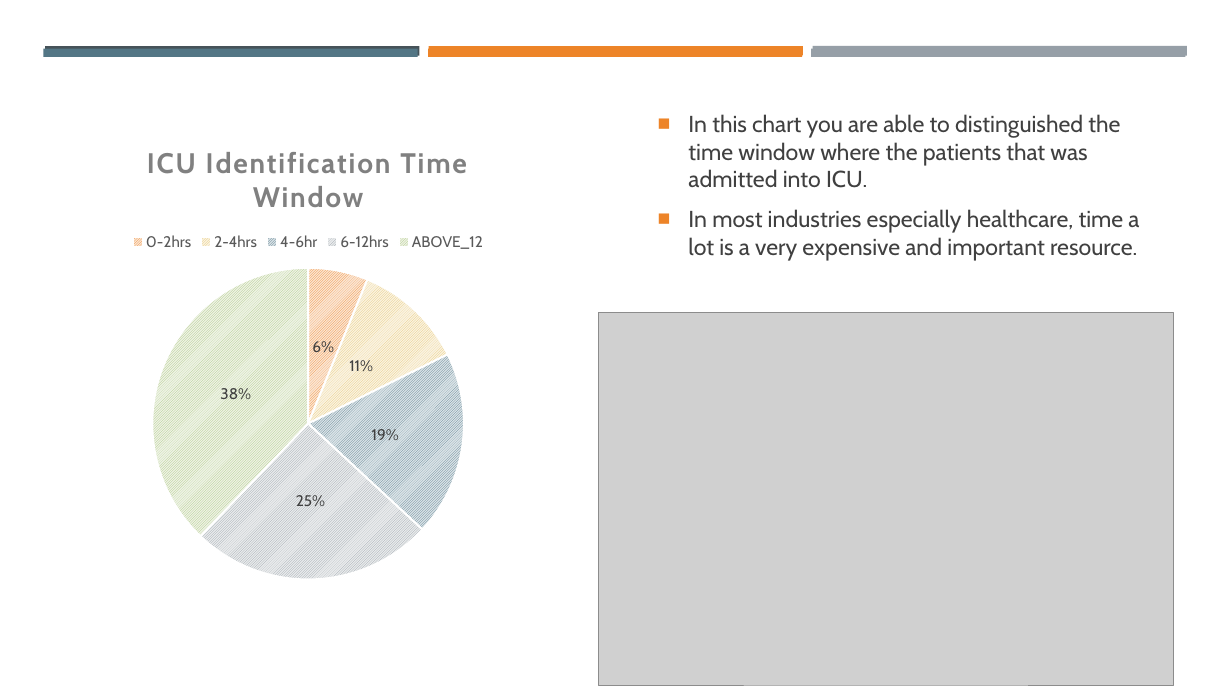
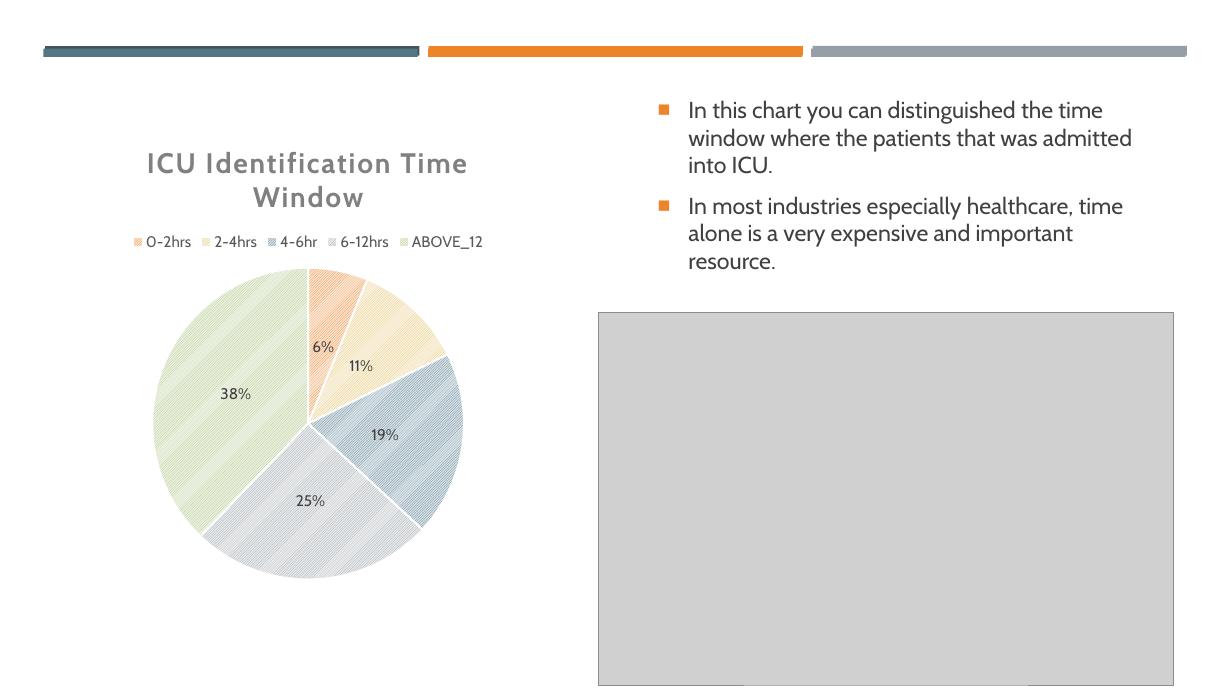
Before and after one commit to AngelicaB93/COVID_19_ICU_Admission_Data_Science_Capstone, a slide deck: slide 8 of ICU Admissions Capstone.pptx. Drawn at 1232x693 pixels with LibreOffice and Linux fonts; fonts in the diff are those of the drawing; grey boxes stand for pictures. Boxes give left, top, right and bottom in pixels: in the first picture for what was removed or moved away, otherwise in the second. Text is boxed around its words. In the diff, an @@ line names an element or a change of style, - is before the commit and + after.

Commit message:
Update ICU Admissions Capstone.pptx
updating charts

```diff
--- a/ICU Admissions Capstone.pptx
+++ b/ICU Admissions Capstone.pptx
@@ text at (x1=688, y1=100, x2=1132, y2=270): text changed @@
-■ In this chart you are able to distinguished the time window where the patients that was admitted into ICU.
-■ In most industries especially healthcare, time a lot is a very expensive and important resource.
+■ In this chart you can distinguished the time window where the patients that was admitted into ICU.
+■ In most industries especially healthcare, time alone is a very expensive and important resource.
```
Also in this commit, not shown: 7 other slides changed.
